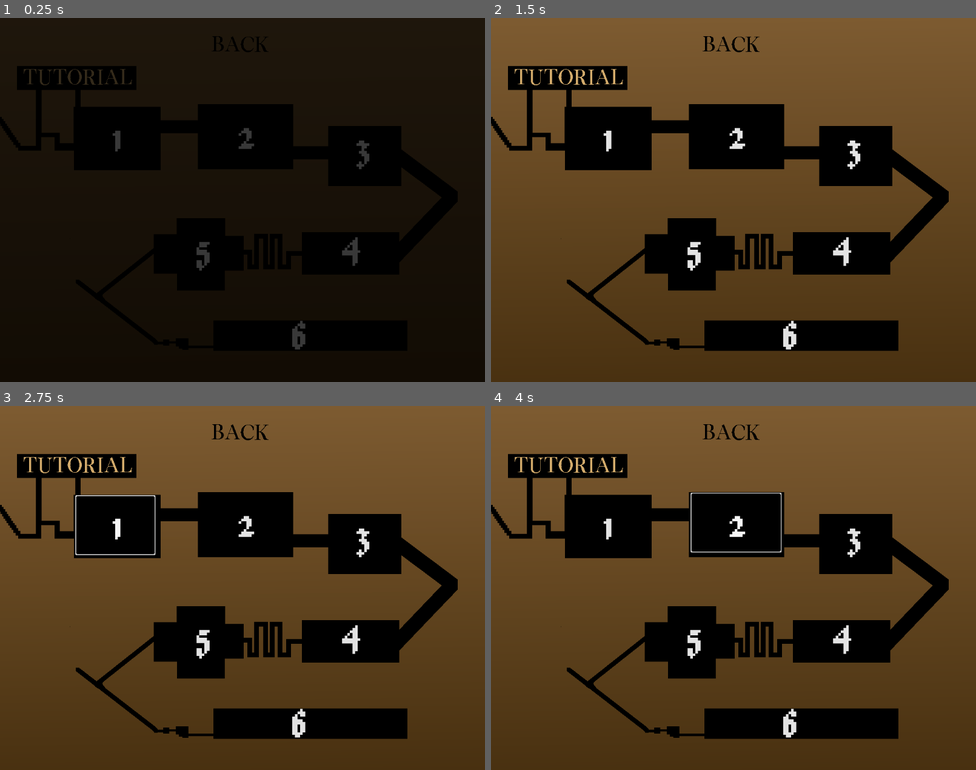
Above: before the commit, frames 1-4 (two rows, left to right).
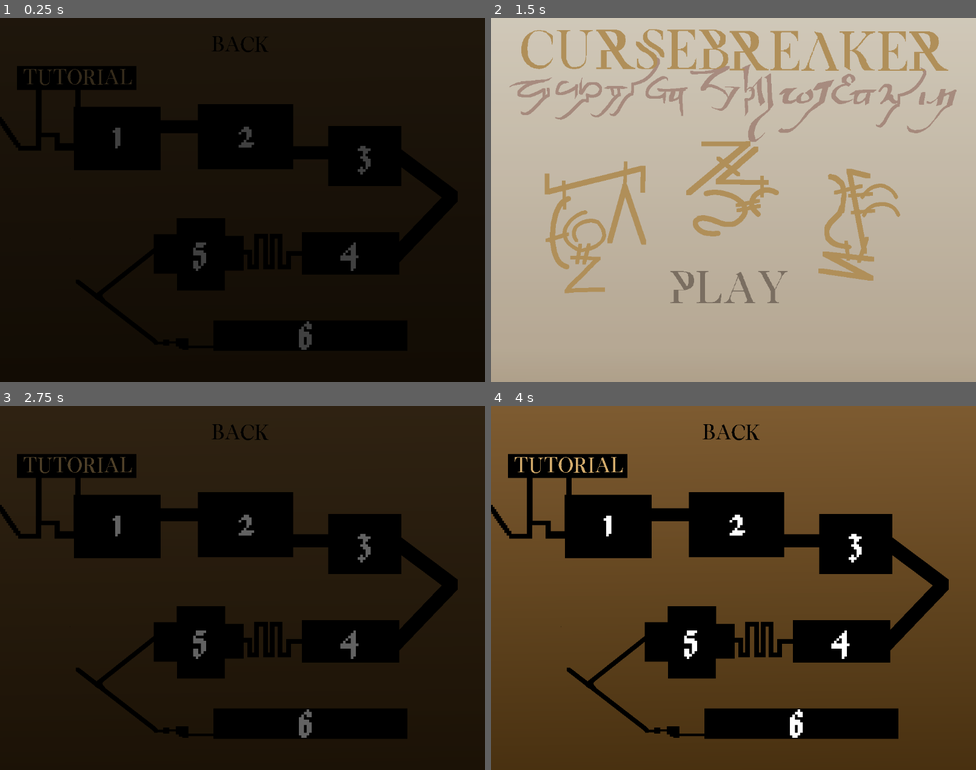
Above: after the commit, the same moments.

Repository: lohchness/Cursebreaker
Game: Godot game, scene res://scenes/level_select.tscn
Same seed, same stepped clock (60 frames per second), same inputs: the game is played once before the commit and once after it. This scene is started directly instead of the project's main scene.
Inputs (mouse positions are in pixels of both pictures, inside the frame that each line leads up to):
- Up to frame 1 (0.25 s): no input
- Up to frame 2 (1.5 s): click (733, 43) at 0.5 s; click (728, 320) at 1.27 s
- Up to frame 3 (2.75 s): click (116, 526) at 2 s, where only the run before the commit has a clickable "1"
- Up to frame 4 (4 s): click "1" at 2.75 s; click "2" at 3.5 s

The runs differ from the first frame. In frame 1, 0.7% of the frame differs, in the area x 23-77%, y 29-92%; in frame 2, 100%, in the area x 0-100%, y 0-100%; in frame 3, 79%; in frame 4, 1.2%.

Commit message:
update button to texturebutton

Diff:
--- a/scenes/level_select.tscn
+++ b/scenes/level_select.tscn
@@ -38,73 +38,106 @@
 offset_bottom = 158.0
 texture_normal = ExtResource("4_chg43")
 
-[node name="Level1" type="Button" parent="."]
+[node name="Level1" type="TextureButton" parent="."]
 layout_mode = 0
-offset_left = 176.0
-offset_top = 208.0
-offset_right = 357.0
+offset_left = 172.0
+offset_top = 211.0
+offset_right = 365.0
 offset_bottom = 342.0
+
+[node name="Label" type="Label" parent="Level1"]
+layout_mode = 0
+offset_left = 82.0
+offset_top = -6.0
+offset_right = 132.0
+offset_bottom = 120.0
 theme_override_fonts/font = ExtResource("5_r77uv")
 theme_override_font_sizes/font_size = 126
 text = "1"
-flat = true
 
-[node name="Level2" type="Button" parent="."]
-offset_left = 463.0
+[node name="Level2" type="TextureButton" parent="."]
+layout_mode = 0
+offset_left = 460.0
 offset_top = 202.0
-offset_right = 669.0
-offset_bottom = 336.0
+offset_right = 675.0
+offset_bottom = 347.0
+
+[node name="Label" type="Label" parent="Level2"]
+layout_mode = 0
+offset_left = 85.0
+offset_top = 1.0
+offset_right = 135.0
+offset_bottom = 127.0
 theme_override_fonts/font = ExtResource("5_r77uv")
 theme_override_font_sizes/font_size = 126
 text = "2"
-flat = true
 
-[node name="Level3" type="Button" parent="."]
-offset_left = 757.0
-offset_top = 218.0
-offset_right = 913.0
-offset_bottom = 378.0
+[node name="Level3" type="TextureButton" parent="."]
+layout_mode = 0
+offset_left = 762.0
+offset_top = 253.0
+offset_right = 924.0
+offset_bottom = 384.0
+
+[node name="Label" type="Label" parent="Level3"]
+layout_mode = 0
+offset_left = 58.0
+offset_top = -6.0
+offset_right = 108.0
+offset_bottom = 120.0
 theme_override_fonts/font = ExtResource("5_r77uv")
 theme_override_font_sizes/font_size = 126
 text = "3"
-flat = true
 
-[node name="Level4" type="Button" parent="."]
-offset_left = 703.0
-offset_top = 454.0
-offset_right = 913.0
-offset_bottom = 588.0
+[node name="Level4" type="TextureButton" parent="."]
+layout_mode = 0
+offset_left = 697.0
+offset_top = 494.0
+offset_right = 917.0
+offset_bottom = 591.0
+
+[node name="Label" type="Label" parent="Level4"]
+layout_mode = 0
+offset_left = 83.0
+offset_top = -24.0
+offset_right = 133.0
+offset_bottom = 102.0
 theme_override_fonts/font = ExtResource("5_r77uv")
 theme_override_font_sizes/font_size = 126
 text = "4"
-flat = true
 
-[node name="Level5" type="Button" parent="."]
-offset_left = 361.0
-offset_top = 465.0
-offset_right = 571.0
-offset_bottom = 599.0
+[node name="Level5" type="TextureButton" parent="."]
+layout_mode = 0
+offset_left = 366.0
+offset_top = 475.0
+offset_right = 559.0
+offset_bottom = 606.0
+
+[node name="Label" type="Label" parent="Level5"]
+layout_mode = 0
+offset_left = 74.0
+offset_top = -5.0
+offset_right = 124.0
+offset_bottom = 121.0
 theme_override_fonts/font = ExtResource("5_r77uv")
 theme_override_font_sizes/font_size = 126
 text = "5"
-flat = true
 
-[node name="Level6" type="Button" parent="."]
-offset_left = 582.0
-offset_top = 665.0
-offset_right = 792.0
-offset_bottom = 799.0
+[node name="Level6" type="TextureButton" parent="."]
+layout_mode = 0
+offset_left = 501.0
+offset_top = 699.0
+offset_right = 928.0
+offset_bottom = 764.0
+
+[node name="Label" type="Label" parent="Level6"]
+layout_mode = 0
+offset_left = 183.0
+offset_top = -29.0
+offset_right = 233.0
+offset_bottom = 97.0
 theme_override_fonts/font = ExtResource("5_r77uv")
 theme_override_font_sizes/font_size = 126
 text = "6"
-flat = true
 
-[node name="Level7" type="Button" parent="."]
-offset_left = 582.0
-offset_top = 665.0
-offset_right = 792.0
-offset_bottom = 799.0
-theme_override_fonts/font = ExtResource("5_r77uv")
-theme_override_font_sizes/font_size = 126
-text = "6"
-flat = true
+[connection signal="pressed" from="Back" to="." method="_on_back_pressed"]
